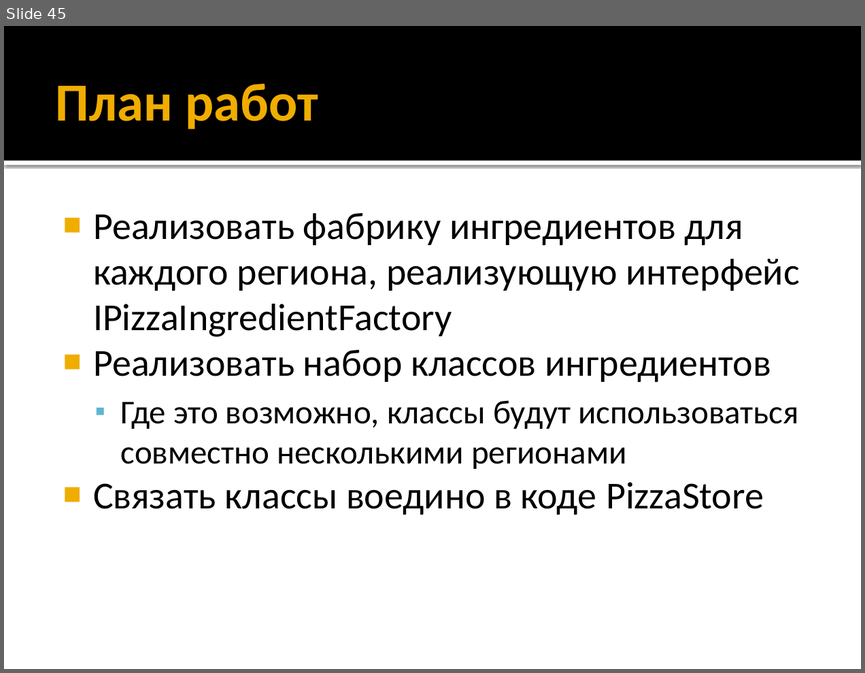
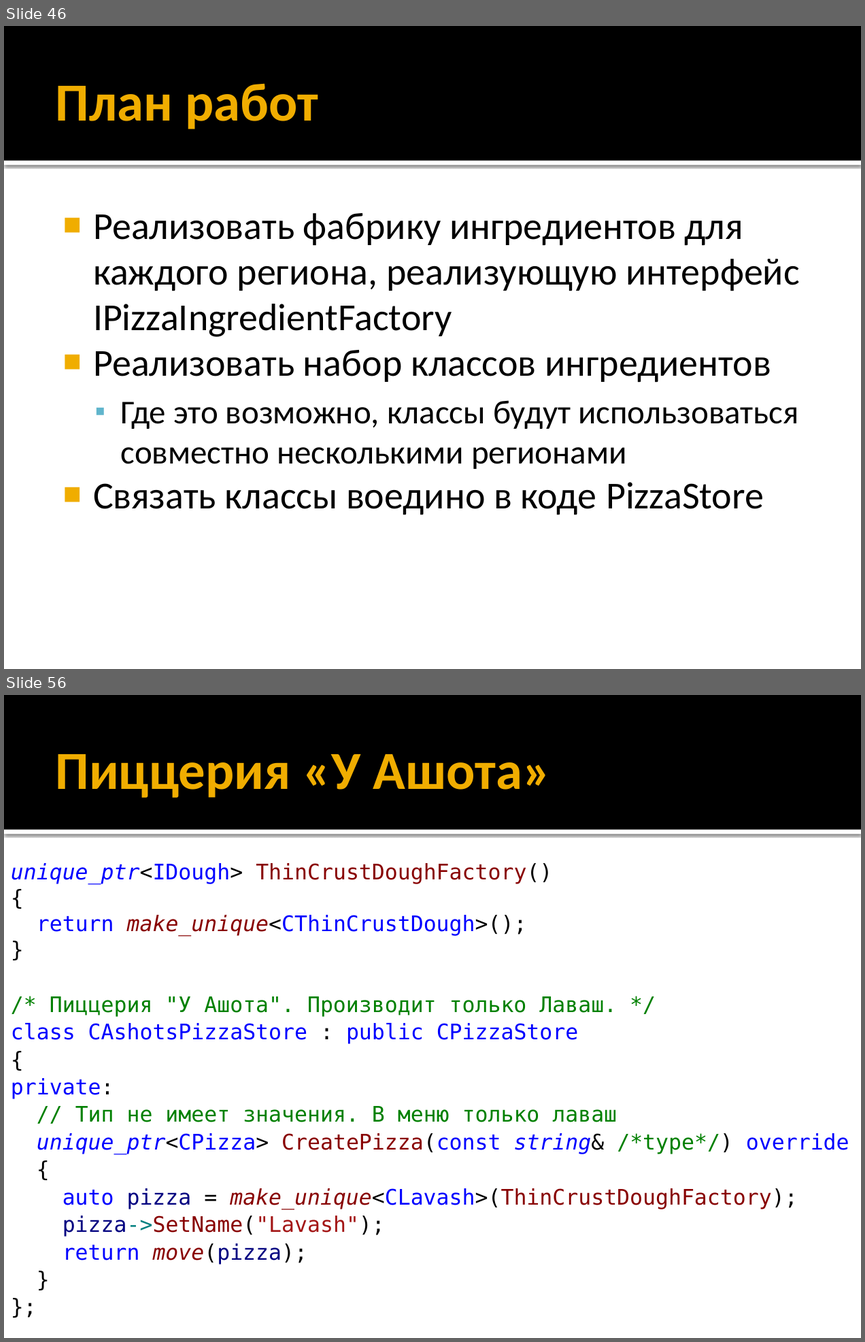
Before and after one commit to iv-sergius/ood, a slide deck: lectures/04.factory/factory.pptx. Shown one above the other, each under a label of ours: slide 45 before the commit, slides 46 and 56 after it; the slides between them are not shown. The pictures are 865x673 and 865x1342 pixels, drawn with LibreOffice and Linux fonts; fonts in the diff are those of the drawing. Boxes give left, top, right and bottom in pixels: in the first picture for what was removed or moved away, otherwise in the second. Text is boxed around its words. In the diff, an @@ line names an element or a change of style, - is before the commit and + after.

```diff
--- a/lectures/04.factory/factory.pptx
+++ b/lectures/04.factory/factory.pptx
@@ slide 56 added at (x1=4, y1=695, x2=861, y2=1338), background #FFFFFF; not listed: 2 template elements that a slide beside it also shows @@
@@ title added at (x1=56, y1=754, x2=551, y2=798), 45 pt, text #F0AD00, bold @@
+Пиццерия «У Ашота»
@@ text added at (x1=11, y1=863, x2=849, y2=1264), 18 pt, text #0000FF @@
+unique_ptr<IDough> ThinCrustDoughFactory()
+{
+return make_unique<CThinCrustDough>();
+}
+/* Пиццерия "У Ашота". Производит только Лаваш. */
+class CAshotsPizzaStore : public CPizzaStore
+{
+private:
+// Тип не имеет значения. В меню только лаваш
+unique_ptr<CPizza> CreatePizza(const string& /*type*/) override
+{
+auto pizza = make_unique<CLavash>(ThinCrustDoughFactory);
+pizza->SetName("Lavash");
+return move(pizza);
+}
+};
@@ what was slide 45 is now slide 46 @@
```
Also in this commit, not shown: 6 slides changed, 7 other slides added, 1 slide removed.
